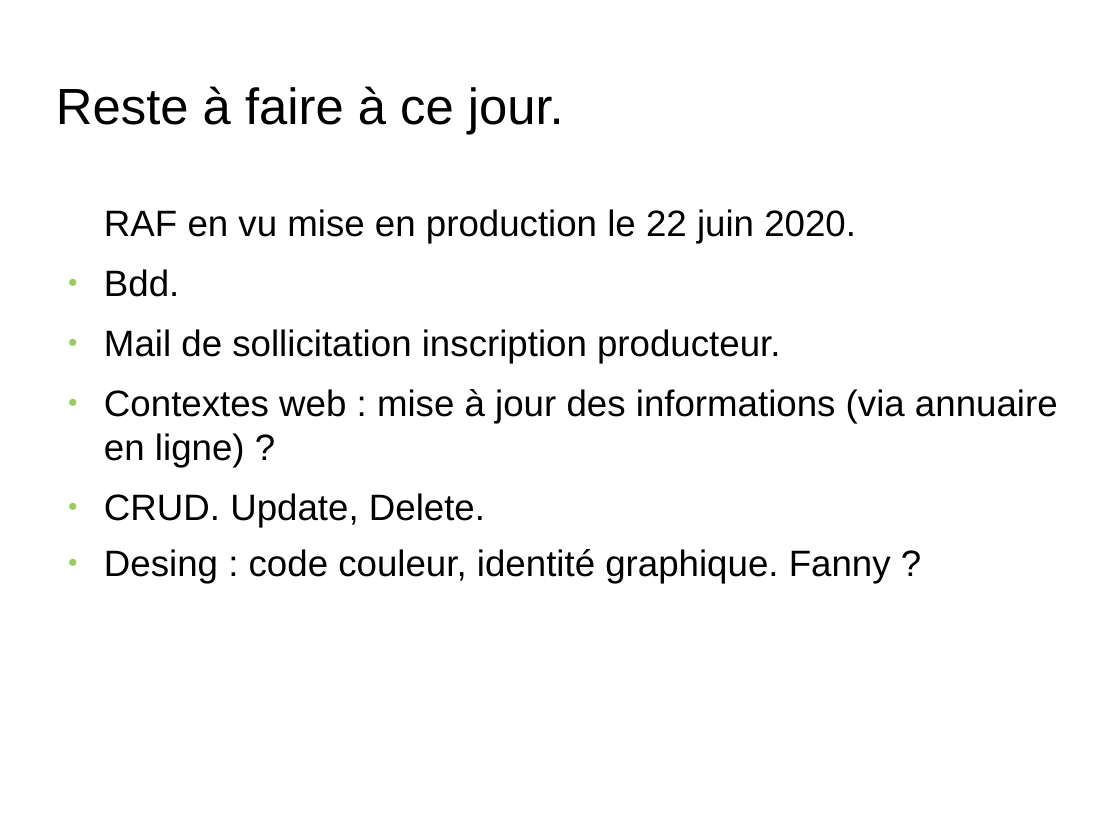
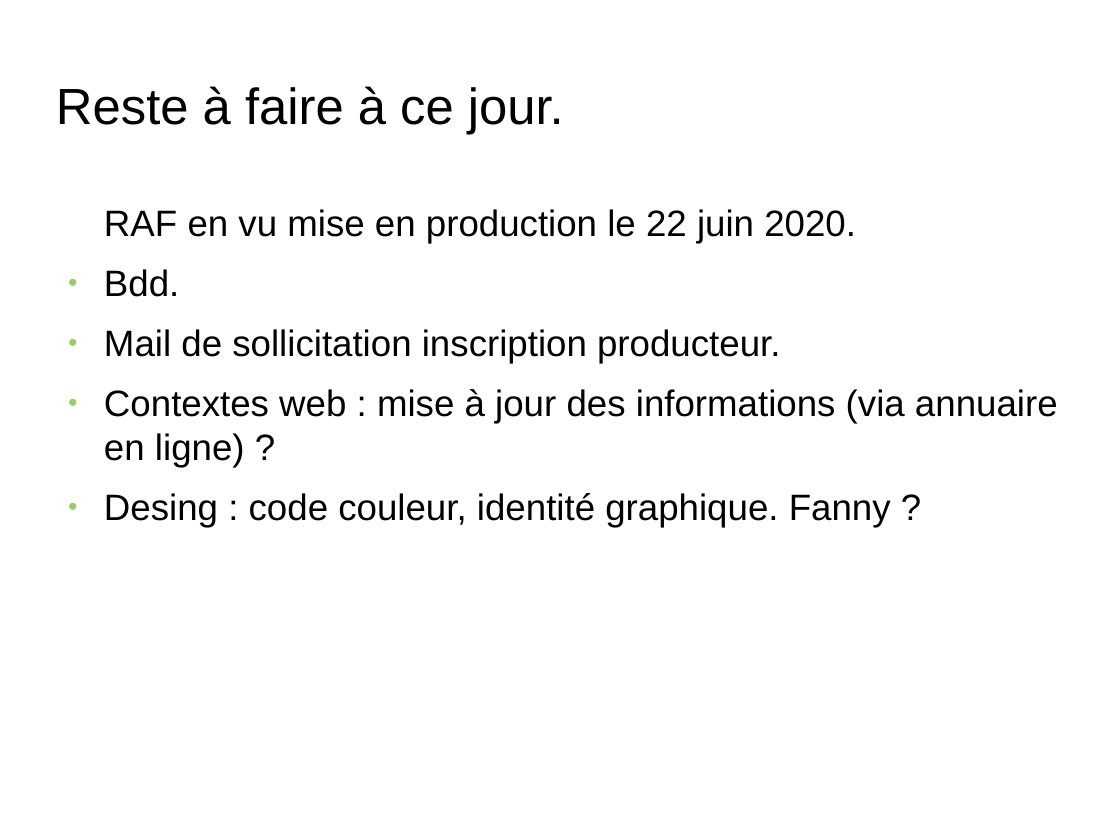
Before and after one commit to PaulBisserier/cetcal, a slide deck: slide 6 of qualification/présentations/16juin2020.odp. Drawn at 1120x840 pixels with LibreOffice and Linux fonts; fonts in the diff are those of the drawing; background and template pictures are left out. Boxes give left, top, right and bottom in pixels: in the first picture for what was removed or moved away, otherwise in the second. Text is boxed around its words. In the diff, an @@ line names an element or a change of style, - is before the commit and + after.

```diff
--- a/qualification/présentations/16juin2020.odp
+++ b/qualification/présentations/16juin2020.odp
@@ text at box(104, 493, 485, 528): paragraph removed @@
-● CRUD. Update, Delete.
```
Also in this commit, not shown: 1 other slide changed, 2 slides added, 1 slide removed, 4 other files.
